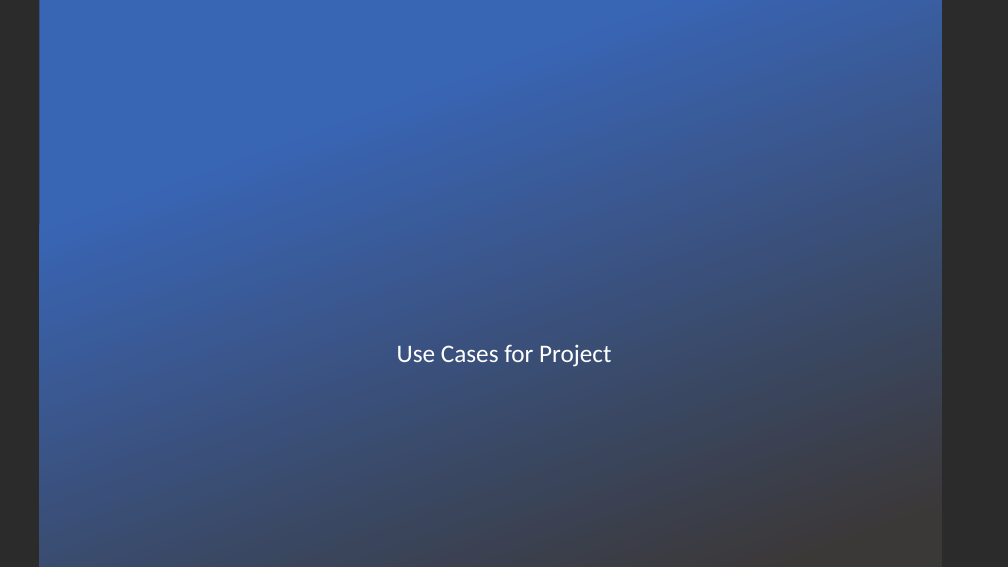
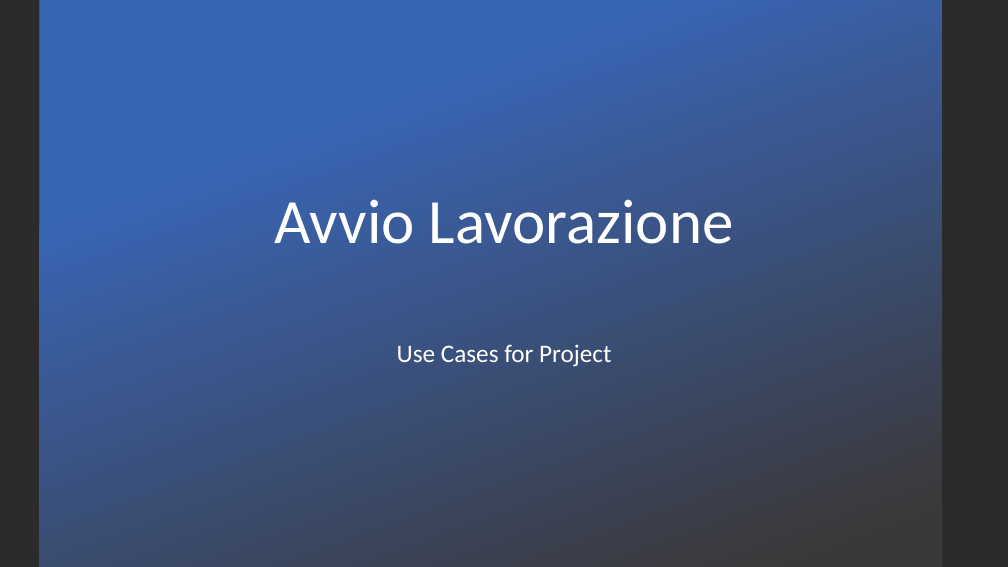
Before and after one commit to itsar19-20/mes, a slide deck: slide 1 of docs/analisi/Avvio_lavorazione.pptx. Drawn at 1008x567 pixels with LibreOffice and Linux fonts; fonts in the diff are those of the drawing; background and template pictures are left out; a plain dark background stands for a picture behind light text. Boxes give left, top, right and bottom in pixels: in the first picture for what was removed or moved away, otherwise in the second. Text is boxed around its words. In the diff, an @@ line names an element or a change of style, - is before the commit and + after.

```diff
--- a/docs/analisi/Avvio_lavorazione.pptx
+++ b/docs/analisi/Avvio_lavorazione.pptx
@@ title added at box(275, 199, 733, 244), 60 pt, text #FFFFFF @@
+Avvio Lavorazione
```
Also in this commit, not shown: 1 other slide changed, 5 other files.
